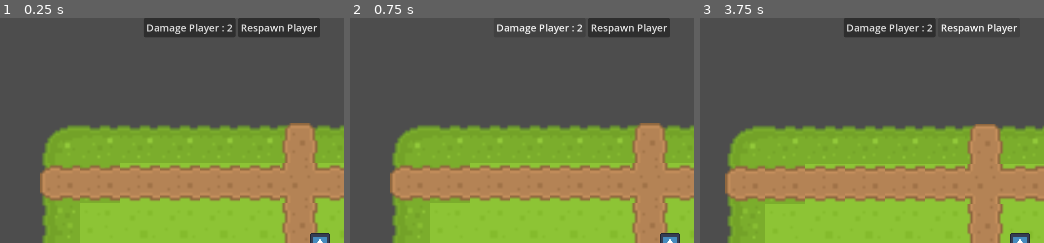
Above: before the commit, frames 1-3 (left to right).
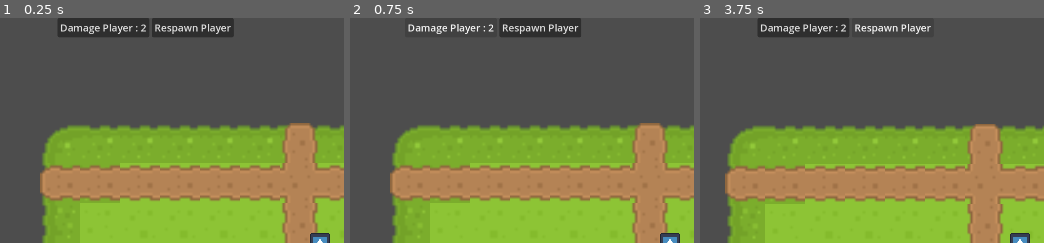
Above: after the commit, the same moments.

Repository: Nikkxi/CybrEternus
Game: Godot game, scene res://World/World.tscn
Same seed, same stepped clock (60 frames per second), same inputs: the game is played once before the commit and once after it. The engine's default icon, where the game draws it, is replaced by a stand-in: a white triangle on a blue panel in a dark square.
Inputs:
- Up to frame 1 (0.25 s): no input
- Up to frame 2 (0.75 s): click "Damage Player : 2" at 0.5 s
- Up to frame 3 (3.75 s): click "Respawn Player" at 1.25 s; click "Respawn Player" at 2 s; click "Respawn Player" at 2.75 s; tap Enter at 3.5 s; hold Right (move_right) from 3.53 s (still down)
The pictures show only the part of the screen within x 12-62%, y 0-50%; the shares and areas given below are measured in that part.

The runs differ from the first frame. In frame 1, 4.5% of the frame differs, in the area x 16-94%, y 0-9%; in frame 2, 2.8%; in frame 3, 3.0%.

Commit message:
Updating Game Over functionality, starting Item design

Diff:
--- a/GUI/HUD.gd
+++ b/GUI/HUD.gd
@@ -3,12 +3,12 @@
 
 signal respawn_player
 signal damage_player
+signal restart_game
 
 
 # Called when the node enters the scene tree for the first time.
 func _ready():
-	pass # Replace with function body.
-
+	pass
 
 # Called every frame. 'delta' is the elapsed time since the previous frame.
 func _process(delta):
@@ -24,3 +24,13 @@
 
 func _on_damage_player_button_pressed():
 	emit_signal("damage_player")
+
+
+func _on_player_died():
+	get_node("TopBar").visible = false
+	get_node("GameOver").visible = true
+
+func _on_game_restart():
+	get_node("TopBar").visible = true
+	get_node("GameOver").visible = false
+	emit_signal("restart_game")
--- a/GUI/HUD.tscn
+++ b/GUI/HUD.tscn
@@ -1,20 +1,26 @@
-[gd_scene load_steps=2 format=3 uid="uid://dexglav57dfx"]
+[gd_scene load_steps=3 format=3 uid="uid://dexglav57dfx"]
 
 [ext_resource type="Script" path="res://GUI/HUD.gd" id="1_71f68"]
 
+[sub_resource type="LabelSettings" id="LabelSettings_ree1a"]
+font_size = 48
+
 [node name="HUD" type="Control"]
 layout_mode = 3
-anchors_preset = 10
+anchors_preset = 15
 anchor_right = 1.0
-offset_bottom = 30.0
+anchor_bottom = 1.0
 grow_horizontal = 2
+grow_vertical = 2
+size_flags_horizontal = 3
+size_flags_vertical = 3
 script = ExtResource("1_71f68")
 
 [node name="TopBar" type="HBoxContainer" parent="."]
 layout_mode = 1
 anchors_preset = 10
 anchor_right = 1.0
-offset_bottom = 26.0
+offset_bottom = 31.0
 grow_horizontal = 2
 
 [node name="HealthLabel" type="Label" parent="TopBar"]
@@ -46,5 +52,73 @@
 focus_mode = 0
 text = "Respawn Player"
 
+[node name="Spacer2" type="Control" parent="TopBar"]
+layout_mode = 2
+size_flags_horizontal = 3
+
+[node name="GameOver" type="Control" parent="."]
+visible = false
+layout_mode = 1
+anchors_preset = 15
+anchor_right = 1.0
+anchor_bottom = 1.0
+grow_horizontal = 2
+grow_vertical = 2
+
+[node name="TransparentBackground" type="ColorRect" parent="GameOver"]
+layout_mode = 1
+anchors_preset = 15
+anchor_right = 1.0
+anchor_bottom = 1.0
+grow_horizontal = 2
+grow_vertical = 2
+color = Color(0.243137, 0.243137, 0.243137, 0.87451)
+
+[node name="Control" type="Control" parent="GameOver"]
+layout_mode = 1
+anchors_preset = 8
+anchor_left = 0.5
+anchor_top = 0.5
+anchor_right = 0.5
+anchor_bottom = 0.5
+offset_left = -20.0
+offset_top = -20.0
+offset_right = 20.0
+offset_bottom = 20.0
+grow_horizontal = 2
+grow_vertical = 2
+
+[node name="VBoxContainer" type="VBoxContainer" parent="GameOver/Control"]
+layout_mode = 1
+anchors_preset = 15
+anchor_right = 1.0
+anchor_bottom = 1.0
+grow_horizontal = 2
+grow_vertical = 2
+
+[node name="Label" type="Label" parent="GameOver/Control/VBoxContainer"]
+layout_mode = 2
+text = "GAME OVER"
+label_settings = SubResource("LabelSettings_ree1a")
+horizontal_alignment = 1
+vertical_alignment = 1
+
+[node name="HBoxContainer" type="HBoxContainer" parent="GameOver/Control/VBoxContainer"]
+layout_mode = 2
+size_flags_vertical = 4
+
+[node name="spacer" type="Control" parent="GameOver/Control/VBoxContainer/HBoxContainer"]
+layout_mode = 2
+size_flags_horizontal = 3
+
+[node name="Button" type="Button" parent="GameOver/Control/VBoxContainer/HBoxContainer"]
+layout_mode = 2
+text = "Restart"
+
+[node name="spacer2" type="Control" parent="GameOver/Control/VBoxContainer/HBoxContainer"]
+layout_mode = 2
+size_flags_horizontal = 3
+
 [connection signal="pressed" from="TopBar/DamagePlayerButton" to="." method="_on_damage_player_button_pressed"]
 [connection signal="pressed" from="TopBar/RespawnPlayerButton" to="." method="_on_respawn_player_button_pressed"]
+[connection signal="pressed" from="GameOver/Control/VBoxContainer/HBoxContainer/Button" to="." method="_on_game_restart"]
--- /dev/null
+++ b/Item.gd
@@ -0,0 +1,2 @@
+extends Resource
+class_name Item
--- /dev/null
+++ b/Maps/TileMapDemo.gd
@@ -0,0 +1,30 @@
+extends TileMap
+
+@export_range(0,10) var octaves:int = 8
+@export_range(0,10) var gain:int = 8
+@export_range(0,5) var lacunarity:int = 8
+
+@export var width = 1000
+@export var height = 1000
+
+var noise:FastNoiseLite
+var map:Array
+
+# Called when the node enters the scene tree for the first time.
+func _ready():
+	noise = FastNoiseLite.new()
+	noise.noise_type = FastNoiseLite.TYPE_PERLIN
+	noise.fractal_octaves = octaves
+	noise.fractal_gain = gain
+	noise.fractal_lacunarity = lacunarity
+
+
+func _generateMap():
+	map.resize(width)
+
+	for i in map:
+		map.append([])
+
+	for col in map:
+		for row in col:
+			map[col][row] = noise.get_noise_2d(col,row)
--- /dev/null
+++ b/Maps/TileMapDemo.tscn
@@ -0,0 +1,193 @@
+[gd_scene load_steps=5 format=3 uid="uid://pndlhwim2v78"]
+
+[ext_resource type="Script" path="res://Maps/TileMapDemo.gd" id="1_c4yb0"]
+[ext_resource type="Texture2D" uid="uid://bqa786jff87gv" path="res://Assets/TileMaps/overworld.png" id="1_pa4dr"]
+
+[sub_resource type="TileSetAtlasSource" id="TileSetAtlasSource_t2mga"]
+texture = ExtResource("1_pa4dr")
+0:0/0 = 0
+1:0/0 = 0
+2:0/0 = 0
+3:0/0 = 0
+4:0/0 = 0
+5:0/0 = 0
+6:0/0 = 0
+7:0/0 = 0
+8:0/0 = 0
+9:0/0 = 0
+10:0/0 = 0
+11:0/0 = 0
+12:0/0 = 0
+13:0/0 = 0
+14:0/0 = 0
+15:0/0 = 0
+16:0/0 = 0
+17:0/0 = 0
+18:0/0 = 0
+19:0/0 = 0
+20:0/0 = 0
+0:1/0 = 0
+1:1/0 = 0
+2:1/0 = 0
+3:1/0 = 0
+4:1/0 = 0
+5:1/0 = 0
+6:1/0 = 0
+7:1/0 = 0
+8:1/0 = 0
+9:1/0 = 0
+10:1/0 = 0
+11:1/0 = 0
+12:1/0 = 0
+13:1/0 = 0
+14:1/0 = 0
+15:1/0 = 0
+16:1/0 = 0
+17:1/0 = 0
+18:1/0 = 0
+19:1/0 = 0
+20:1/0 = 0
+0:2/0 = 0
+1:2/0 = 0
+2:2/0 = 0
+3:2/0 = 0
+4:2/0 = 0
+5:2/0 = 0
+6:2/0 = 0
+7:2/0 = 0
+8:2/0 = 0
+9:2/0 = 0
+10:2/0 = 0
+11:2/0 = 0
+12:2/0 = 0
+13:2/0 = 0
+14:2/0 = 0
+15:2/0 = 0
+16:2/0 = 0
+17:2/0 = 0
+18:2/0 = 0
+19:2/0 = 0
+20:2/0 = 0
+0:3/0 = 0
+1:3/0 = 0
+2:3/0 = 0
+3:3/0 = 0
+4:3/0 = 0
+5:3/0 = 0
+6:3/0 = 0
+7:3/0 = 0
+8:3/0 = 0
+9:3/0 = 0
+10:3/0 = 0
+11:3/0 = 0
+12:3/0 = 0
+13:3/0 = 0
+14:3/0 = 0
+15:3/0 = 0
+16:3/0 = 0
+17:3/0 = 0
+18:3/0 = 0
+19:3/0 = 0
+20:3/0 = 0
+0:4/0 = 0
+1:4/0 = 0
+2:4/0 = 0
+3:4/0 = 0
+4:4/0 = 0
+5:4/0 = 0
+6:4/0 = 0
+7:4/0 = 0
+8:4/0 = 0
+9:4/0 = 0
+10:4/0 = 0
+11:4/0 = 0
+12:4/0 = 0
+13:4/0 = 0
+14:4/0 = 0
+15:4/0 = 0
+16:4/0 = 0
+17:4/0 = 0
+0:5/0 = 0
+1:5/0 = 0
+2:5/0 = 0
+3:5/0 = 0
+4:5/0 = 0
+5:5/0 = 0
+6:5/0 = 0
+7:5/0 = 0
+8:5/0 = 0
+9:5/0 = 0
+10:5/0 = 0
+11:5/0 = 0
+12:5/0 = 0
+13:5/0 = 0
+14:5/0 = 0
+15:5/0 = 0
+16:5/0 = 0
+17:5/0 = 0
+0:6/0 = 0
+1:6/0 = 0
+2:6/0 = 0
+3:6/0 = 0
+4:6/0 = 0
+5:6/0 = 0
+6:6/0 = 0
+7:6/0 = 0
+8:6/0 = 0
+9:6/0 = 0
+10:6/0 = 0
+11:6/0 = 0
+12:6/0 = 0
+13:6/0 = 0
+14:6/0 = 0
+15:6/0 = 0
+16:6/0 = 0
+17:6/0 = 0
+0:7/0 = 0
+1:7/0 = 0
+2:7/0 = 0
+3:7/0 = 0
+4:7/0 = 0
+5:7/0 = 0
+6:7/0 = 0
+7:7/0 = 0
+8:7/0 = 0
+9:7/0 = 0
+10:7/0 = 0
+11:7/0 = 0
+12:7/0 = 0
+13:7/0 = 0
+14:7/0 = 0
+15:7/0 = 0
+16:7/0 = 0
+17:7/0 = 0
+0:8/0 = 0
+1:8/0 = 0
+2:8/0 = 0
+3:8/0 = 0
+4:8/0 = 0
+5:8/0 = 0
+6:8/0 = 0
+7:8/0 = 0
+8:8/0 = 0
+9:8/0 = 0
+10:8/0 = 0
+11:8/0 = 0
+12:8/0 = 0
+13:8/0 = 0
+14:8/0 = 0
+15:8/0 = 0
+16:8/0 = 0
+17:8/0 = 0
+
+[sub_resource type="TileSet" id="TileSet_6tgfv"]
+sources/0 = SubResource("TileSetAtlasSource_t2mga")
+
+[node name="TileMap" type="TileMap"]
+tile_set = SubResource("TileSet_6tgfv")
+format = 2
+layer_0/name = "base"
+layer_1/name = "terrain"
+layer_1/z_index = 1
+layer_1/tile_data = PackedInt32Array()
+script = ExtResource("1_c4yb0")
--- a/Resources/Items/Item.gd
+++ b/Resources/Items/Item.gd
@@ -2,7 +2,6 @@
 
 @export var Name: String
 @export var Description: String
-@export var Sprite: Sprite2D
 
 func init():
 	pass
--- a/Resources/Items/Item_Weapon.gd
+++ b/Resources/Items/Weapon.gd
@@ -4,6 +4,7 @@
 
 @export_range(1,4) var minDamage: int
 @export_range(4,20) var maxDamage: int
+@export_range(0.1,2) var attackSpeed: float
 
 @export var type: WeaponType
 
@@ -12,3 +13,6 @@
 	SPEAR,
 	AXE
 }
+
+func perform():
+	pass
--- a/Resources/Items/Weapons/CopperSword.tres
+++ b/Resources/Items/Weapons/CopperSword.tres
@@ -1,6 +1,6 @@
 [gd_resource type="Resource" script_class="Weapon" load_steps=2 format=3 uid="uid://b4no4q2vxl7ii"]
 
-[ext_resource type="Script" path="res://Resources/Items/Item_Weapon.gd" id="1_l1mxy"]
+[ext_resource type="Script" path="res://Resources/Items/Weapon.gd" id="1_l1mxy"]
 
 [resource]
 script = ExtResource("1_l1mxy")
--- a/Scripts/Health.gd
+++ b/Scripts/Health.gd
@@ -5,7 +5,7 @@
 @export var max_health = 10
 var current_health
 
-signal player_died
+signal has_died
 signal current_health_updated
 
 # Called when the node enters the scene tree for the first time.
@@ -20,7 +20,7 @@
 	emit_signal("current_health_updated", current_health)
 
 	if current_health <= 0:
-		emit_signal("player_died")
+		emit_signal("has_died")
 
 
 func heal(health:int):
--- a/Scripts/Player.gd
+++ b/Scripts/Player.gd
@@ -7,10 +7,12 @@
 var health:Health
 
 signal player_health_updated
-signal player_died
+signal player_has_died
 
 func _ready():
-	pass
+	health  = $Health
+	health.has_died.connect(_on_player_death)
+
 
 func _process(_delta):
 	if Input.is_action_pressed("quit"):
@@ -36,19 +38,20 @@
 	#print(actual_output)
 	move_and_slide()
 
-func reset():
+func reset(spawnPosition:Vector2):
 	get_node("Health").resetHealth()
+	position = spawnPosition
+
+func update_position(new_position:Vector2):
+	position = new_position
 
 func take_damage(damage:int):
 	get_node("Health").takeDamage(damage)
 
 
-func _on_health_dies():
-	print("Drops loot: " + loot)
-
-
 func _on_health_current_health_updated(current_health):
 	emit_signal("player_health_updated", current_health)
 
+
 func _on_player_death():
-	emit_signal("player_died")
+	emit_signal("player_has_died")
--- a/World/World.gd
+++ b/World/World.gd
@@ -6,9 +6,8 @@
 
 # Called when the node enters the scene tree for the first time.
 func _ready():
-	player.position = spawnPoint.position
-	#get_node("HUD").transform = global_transform
-	player.reset()
+	player.player_has_died.connect(_on_player_died)
+	player.reset(spawnPoint.position)
 
 
 
@@ -17,22 +16,28 @@
 	pass
 
 
-func _on_hud_respawn_player():
+func respawn_player():
 	print("Respawning the player. . .")
-	player.position = spawnPoint.position
+	player.update_position(spawnPoint.position)
 	print("Player reset to spawn point")
 	var playerHealth = get_node("Player/Health")
 	playerHealth.resetHealth()
 	print("Player health reset to ", playerHealth.current_health)
 
 
-func _on_hud_damage_player():
+func damage_player():
 	player.take_damage(2)
 
 
-func _on_player_player_health_updated(player_current_health):
+func _on_player_health_updated(player_current_health):
 	get_node("UILayer/HUD").player_health_updated(player_current_health)
 
 
 func _on_player_died():
-	pass
+	print("The player has died")
+	get_node("UILayer/HUD")._on_player_died()
+
+
+func _on_game_restart():
+	print("Restarting the game")
+	player.reset(spawnPoint.position)
--- a/World/World.tscn
+++ b/World/World.tscn
@@ -22,9 +22,8 @@
 [node name="HUD" parent="UILayer" instance=ExtResource("4_ykfah")]
 scale = Vector2(0.5, 0.5)
 
-[connection signal="player_died" from="Player" to="." method="_on_player_died"]
-[connection signal="player_health_updated" from="Player" to="." method="_on_player_player_health_updated"]
-[connection signal="damage_player" from="UILayer/HUD" to="." method="_on_hud_damage_player"]
-[connection signal="respawn_player" from="UILayer/HUD" to="." method="_on_hud_respawn_player"]
+[connection signal="player_health_updated" from="Player" to="." method="_on_player_health_updated"]
+[connection signal="damage_player" from="UILayer/HUD" to="." method="damage_player"]
+[connection signal="respawn_player" from="UILayer/HUD" to="." method="respawn_player"]
 
 [editable path="Player"]
Binary file added: Assets/TileMaps/overworld.png
Not shown, added: Assets/TileMaps/overworld.png.import
Not shown, added: DesignNotes.md
Not shown, added: TODO.md
